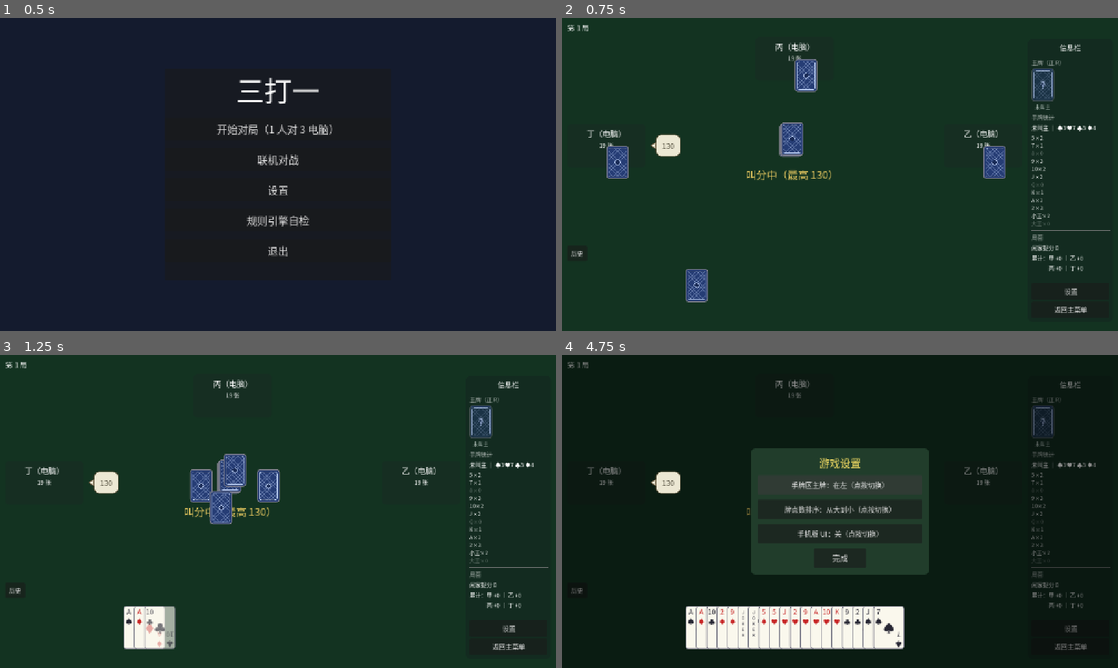
Above: before the commit, frames 1-4 (two rows, left to right).
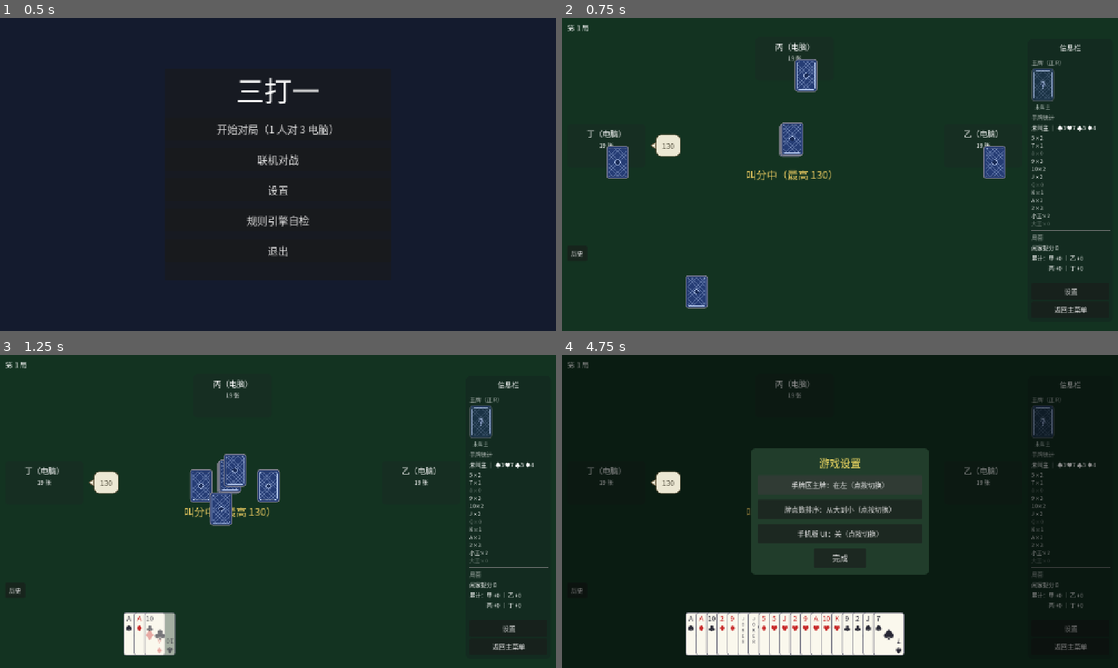
Above: after the commit, the same moments.

Repository: longy1/three-beat-one
Game: Godot game, scene res://scene/menu/main_menu.tscn
The game is run twice, just before and just after one commit, with the same random seed, the same clock (stepped at 60 frames per second) and the same inputs.
Inputs:
- Up to frame 1 (0.5 s): no input
- Up to frame 2 (0.75 s): click "开始对局（1 人对 3 电脑）" at 0.5 s
- Up to frame 3 (1.25 s): no input
- Up to frame 4 (4.75 s): click "设置" at 1.25 s; click "返回主菜单" at 2 s; click "历史" at 2.75 s; click "手牌区主牌：在左（点按切换）" at 3.5 s; click "手牌区主牌：在右（点按切换）" at 4.25 s

Frame 1 is identical in both runs. In frame 2, 0.3% of the frame differs, in the area x 22-27%, y 80-93%; in frame 3, 0.9%; in frame 4, 2.7%, in the area x 22-62%, y 80-96%.

Commit message:
ui: 发牌汇聚行与实际手牌行同 y（同步基线）
- 行基线由「手牌区中心上方 8px」改为取测量位任一牌的全局中心 y
  （HAND_BASE_Y 同排）：旧值比实际手牌行偏高约 15px，汇聚/收拢/展开
  与最终手牌位置不同步（用户报告）
- _clump_target 防御分支同口径；浏览器实测汇聚行与排序完成行同基线

Diff:
--- a/script/table/deal_animator.gd
+++ b/script/table/deal_animator.gd
@@ -70,8 +70,14 @@
 		w.visible = false
 		root.add_child(w)
 		_fliers.append(w)
-	# 我方汇聚槽（提前算好：发牌顺序紧凑行，居中于手牌区）与预建正面牌（隐藏待落位）
-	var clump_center: Vector2 = hand_area.get_global_rect().get_center() + Vector2(0, -8)
+	# 我方汇聚槽（提前算好：发牌顺序紧凑行，居中于手牌区）与预建正面牌（隐藏待落位）。
+	# 行基线 y 与真实手牌行同步（取测量位任一牌的全局中心 y——同排固定 HAND_BASE_Y；
+	# 旧版「手牌区中心上方 8px」比实际手牌行偏高，用户报告改同步）
+	var clump_center := Vector2(hand_area.get_global_rect().get_center().x,
+		hand_area.get_global_rect().get_center().y)
+	for pos: Vector2 in positions.values():
+		clump_center.y = pos.y
+		break
 	var n := my_hand.size()
 	var gather_spacing: float = HandArea.SPACING_MAX
 	if n > 1:
@@ -160,12 +166,16 @@
 
 
 ## 展开目标位：按牌对号取测量位（发牌时引擎手牌序 = 动画顺序），缺失时
-## 按索引均布于手牌区（防御）
+## 按索引均布于手牌区（防御；y 仍取测量行基线，与真实手牌行同步）
 func _clump_target(positions: Dictionary, card: Card, idx: int) -> Vector2:
 	if positions.has(card):
 		return positions[card]
 	var rect: Rect2 = _hand_area.get_global_rect()
-	return Vector2(rect.position.x + 36 + idx * HandArea.SPACING_MAX, rect.get_center().y)
+	var y := rect.get_center().y
+	for pos: Vector2 in positions.values():
+		y = pos.y
+		break
+	return Vector2(rect.position.x + 36 + idx * HandArea.SPACING_MAX, y)
 
 
 ## 飞行目标：闲家 = 座位面板中心；我 = 手牌区中心（防御兜底）
Not shown, changed: doc/update.md
